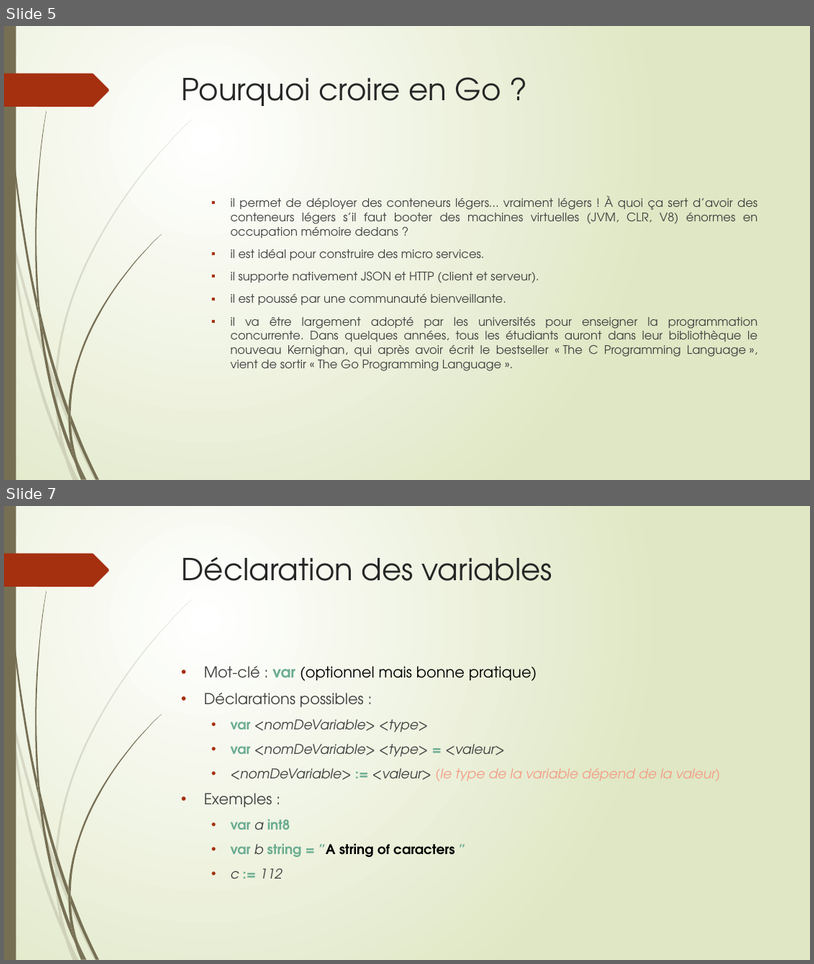
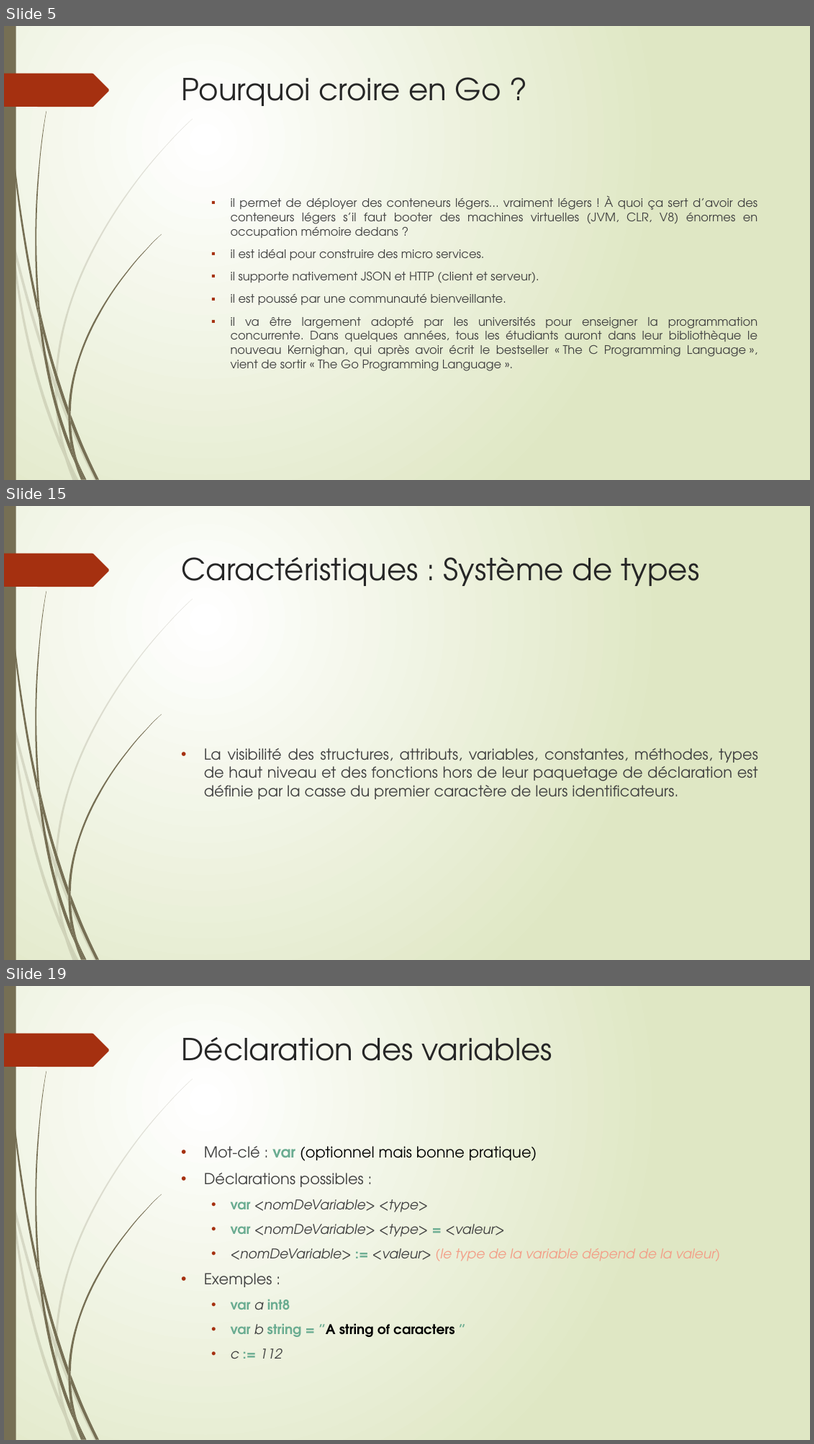
Before and after one commit to thierrydecker/learning-go, a slide deck: learning-go.pptx. Shown one above the other, each under a label of ours: slides 5 and 7 before the commit, slides 5, 15 and 19 after it; the slides between them are not shown. The pictures are 814x964 and 814x1444 pixels, drawn with LibreOffice and Linux fonts; fonts in the diff are those of the drawing. Boxes give left, top, right and bottom in pixels: in the first picture for what was removed or moved away, otherwise in the second. Text is boxed around its words. In the diff, an @@ line names an element or a change of style, - is before the commit and + after.

```diff
--- a/learning-go.pptx
+++ b/learning-go.pptx
@@ slide 15 added at [4, 506, 810, 960], background gradient #FFFFFF to #DFE8C4; not listed: 24 template elements that a slide beside it also shows @@
@@ title added at [182, 557, 700, 586], 36 pt, text #262626 @@
+Caractéristiques : Système de types
@@ text added at [204, 748, 759, 799], 18 pt, text #404040 @@
+• La visibilité des structures, attributs, variables, constantes, méthodes, types de haut niveau et des fonctions hors de leur paquetage de déclaration est définie par la casse du premier caractère de leurs identificateurs.
@@ what was slide 7 is now slide 19 @@
```
Also in this commit, not shown: 1 slide changed, 12 other slides added.
